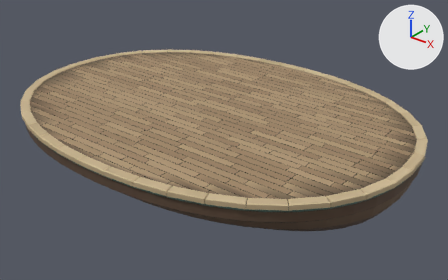
The glTF model public/assets/arena-kit/plateau_pont.glb as it was, and as the next commit left it.
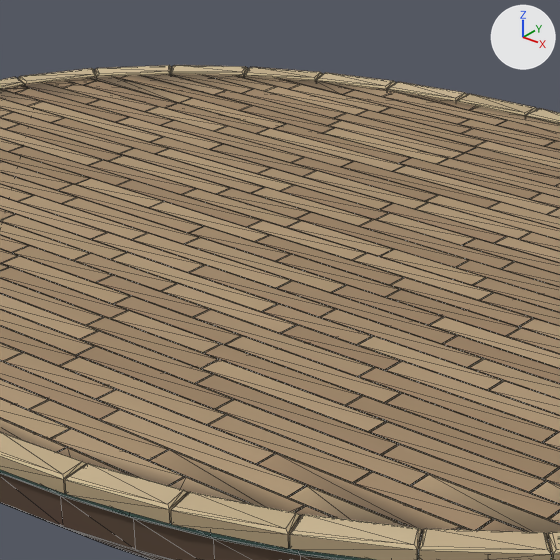
Each version is shown whole from a camera (50 mm lens) standing at (23.6, -28.1, 15.4) and looking at (0.6, 0.6, -2.4), then close up on the part from 25% to 65% of the width and 10% to 74% of the height. Every picture has the same lights, and +X, +Y and +Z are marked at upper right. The first two pictures are the older version. The close-ups show mesh edges as thin lines. Where no turn or scale is listed for an object, it has been applied to the vertices. Vertices at exactly the same position are counted once.

The first close-up shows 'plateau_pont'.
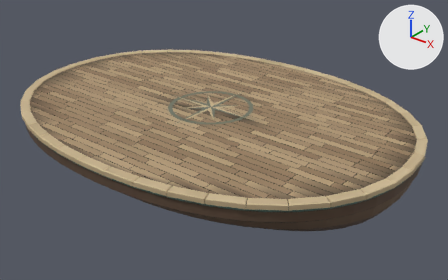
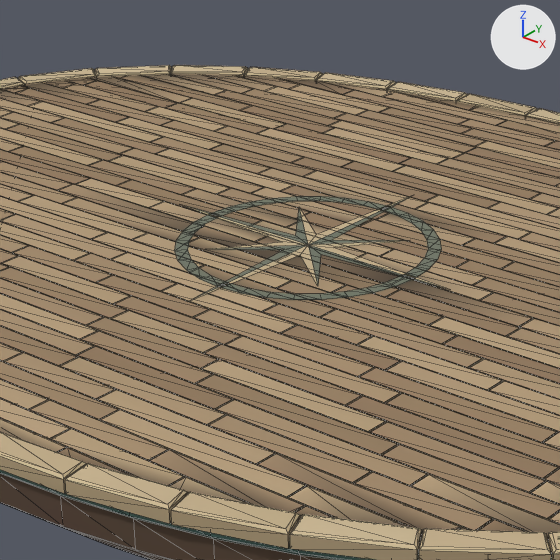
The change, as a diff of the scene's bpy script:
```diff
--- a/public/assets/arena-kit/plateau_pont.glb.py
+++ b/public/assets/arena-kit/plateau_pont.glb.py
@@ me_plateau_pont @@
 # used by ob_plateau_pont; location = (0.0, 0.0, -2.56)
-me_plateau_pont.from_pydata(...)  # 2361 vertices, 2674 faces; spans x -13.5..13.5, y -10.0..10.0, z -2.6..2.6
+me_plateau_pont.from_pydata(...)  # 2442 vertices, 2754 faces; spans x -13.5..13.5, y -10.0..10.0, z -2.6..2.6
+# me_plateau_pont part 1: a new loose piece of 64 vertices spanning x -2.7..2.7, y -2.7..2.7, z 2.6, in mat_arena_kit
+# me_plateau_pont part 2: a new loose piece of 17 vertices spanning x -3.6..3.6, y -3.6..3.6, z 2.6, in mat_arena_kit
+# me_plateau_pont part 3: 435 kept faces spanning x -13.0..13.0, y -9.5..9.4, z 2.6 get new vertex colours
 me_plateau_pont.materials.append(mat_arena_kit)
```

What differs and where, as boxes [x1, y1, x2, y2] in the close-ups (560 x 560 px):
part 1 of me_plateau_pont, added
    after: [175, 196, 441, 300]
part 2 of me_plateau_pont, added
    after: [183, 196, 447, 301]
part 3 of me_plateau_pont, recoloured
    both: [90, 185, 506, 319]
